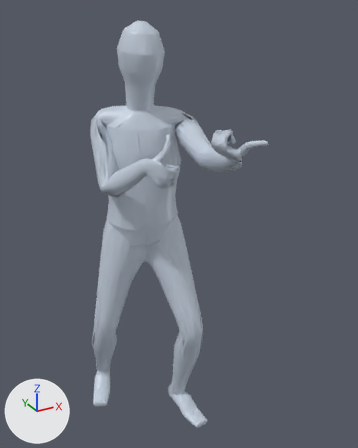
An edit to the glTF model app/assets/anims/Base/unarmed_attack_1.glb, drawn before and after from the same camera.
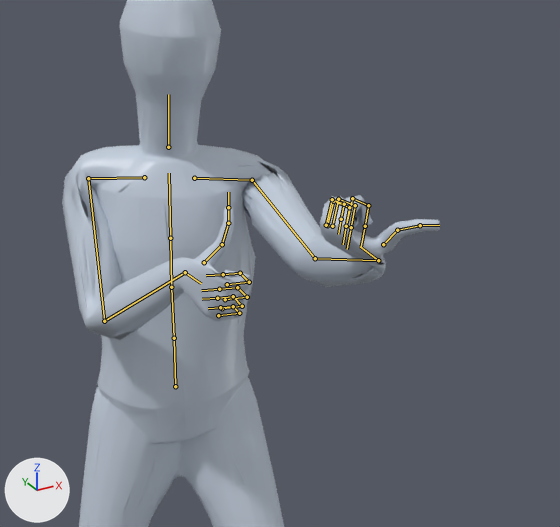
Each version is shown whole from a 50 mm camera at (-0.787, -1.795, 1.78) aimed at (0.071, -0.234, 1.0), then close up on the part from 17% to 91% of the width and 8% to 64% of the height. Arrows for +X, +Y and +Z are at lower left; the lights stay in place. The last two pictures show the newer version. Both versions are drawn at frame 5 of the action 'Animation'; the numbers are the values there. The bones that change, and the others that lie on the model, are drawn over the model as lines in the close-ups.

The first close-up shows 'Body_human_male'.
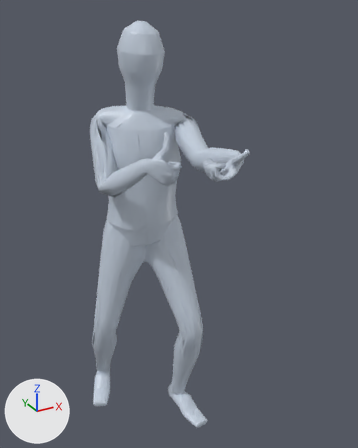
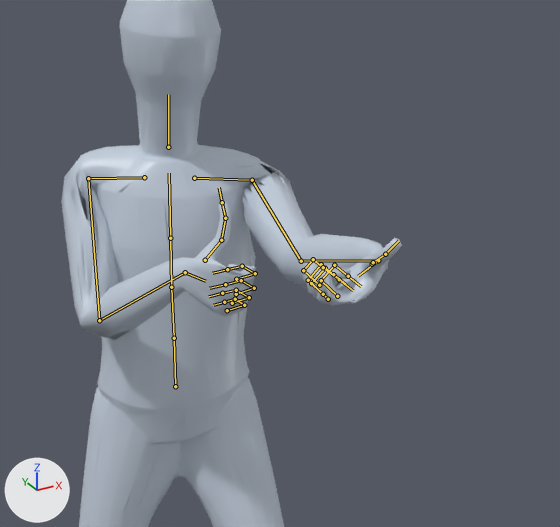
Changed parts and their boxes (x1, y1, x2, y2) in the close-ups (560 x 527 px):
'Body_human_male', posed: before (62, 0, 440, 527); after (61, 0, 402, 527)
bone 'mixamorig:LeftArm', root to tip: before (252, 180) to (315, 258); after (252, 180) to (301, 261)
bone 'mixamorig:LeftHand', root to tip: before (378, 260) to (360, 246); after (378, 260) to (358, 276)
bone 'mixamorig:RightArm', root to tip: before (88, 178) to (104, 321); after (88, 178) to (99, 320)
bone 'mixamorig:RightHand', root to tip: before (185, 272) to (201, 283); after (185, 272) to (205, 281)

What the commit changed:
Bone 'mixamorig:LeftArm' (bone_mixamorig_leftarm) turns from (-47, -72, -20) to (-116, -76, 45) degrees about its own x, y and z.
Bone 'mixamorig:LeftHand' (bone_mixamorig_lefthand) turns from (-140, -11, 102) to (-58, -9, 99) degrees about its own x, y and z.
Bone 'mixamorig:RightArm' (bone_mixamorig_rightarm) turns from (-71, 36, 45) to (-67, 35, 47) degrees about its own x, y and z.
Bone 'mixamorig:RightHand' (bone_mixamorig_righthand) turns from (-15, 14, -47) to (-30, 17, -47) degrees about its own x, y and z.
